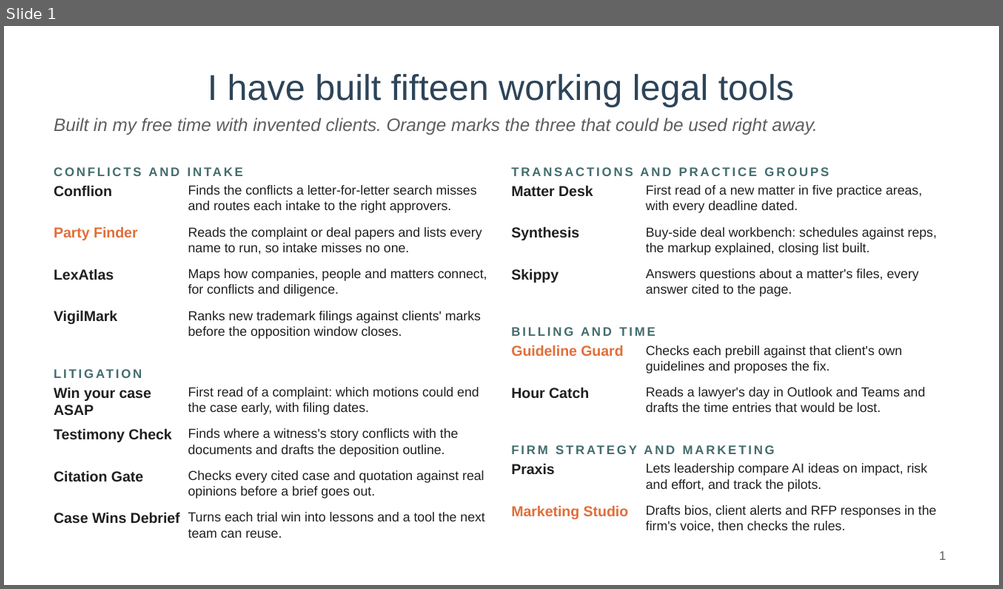
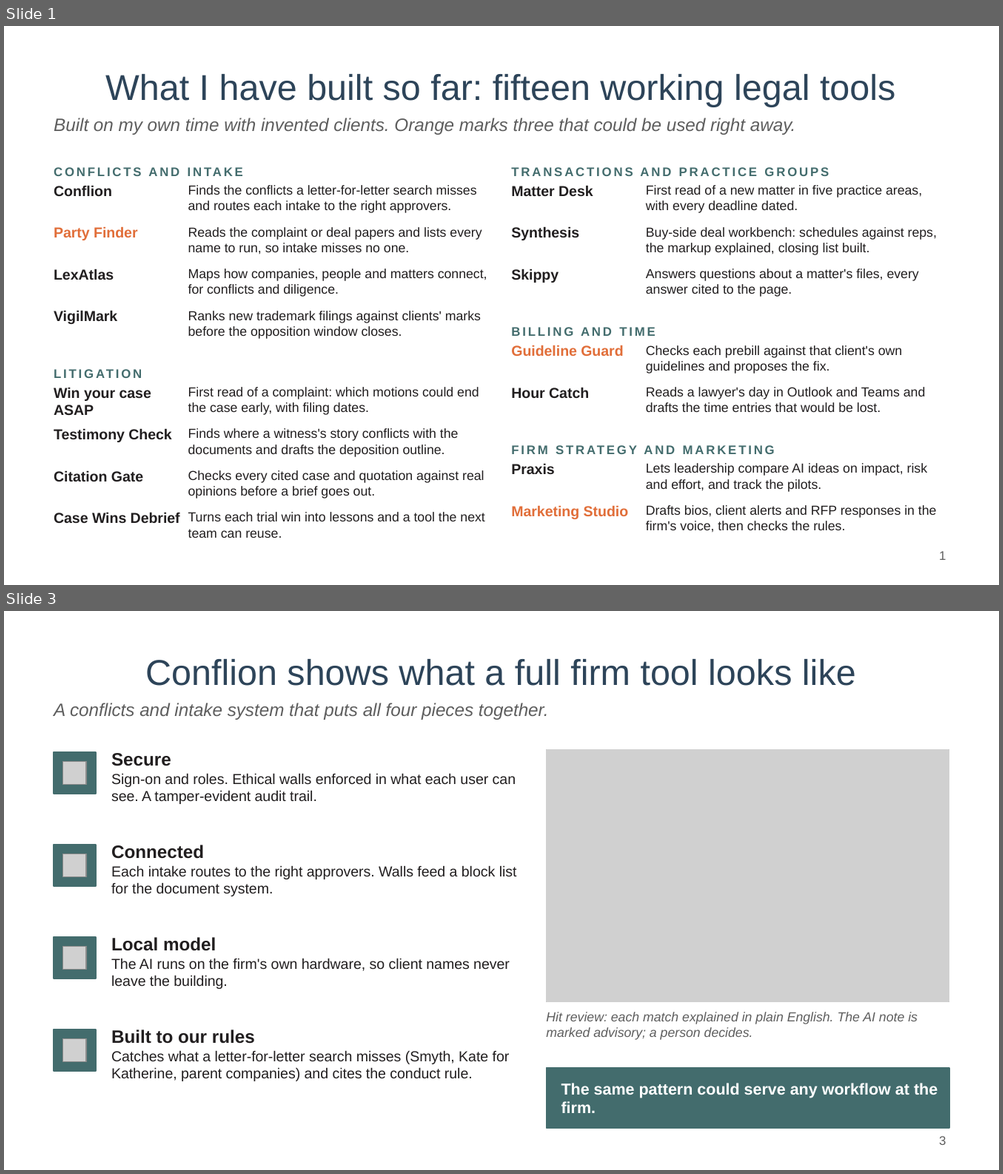
Before and after one commit to mylesparslow-collab/legal-portfolio, a slide deck: downloads/AI-ideas-Myles-Parslow.pptx. Shown one above the other, each under a label of ours: slide 1 before the commit, slides 1 and 3 after it; the slides between them are not shown. The pictures are 1003x589 and 1003x1174 pixels, drawn with LibreOffice and Linux fonts; fonts in the diff are those of the drawing; grey boxes stand for pictures. Boxes give left, top, right and bottom in pixels: in the first picture for what was removed or moved away, otherwise in the second. Text is boxed around its words. In the diff, an @@ line names an element or a change of style, - is before the commit and + after.

```diff
--- a/downloads/AI-ideas-Myles-Parslow.pptx
+++ b/downloads/AI-ideas-Myles-Parslow.pptx
@@ slide 3 added at bbox=[4, 611, 999, 1170], background #FFFFFF @@
@@ title added at bbox=[145, 659, 856, 686], 26 pt, text #2D4459 @@
+Conflion shows what a full firm tool looks like
@@ text added at bbox=[54, 703, 549, 720], 13 pt, text #5E5E5E, italic @@
+A conflicts and intake system that puts all four pieces together.
@@ rectangle added at bbox=[54, 752, 96, 794], fill #436C6D, outline #436C6D 1 pt @@
@@ picture added at bbox=[62, 761, 87, 785] @@
@@ text added at bbox=[111, 753, 515, 804], 10.5 pt, text #211E1F @@
+Secure
+Sign-on and roles. Ethical walls enforced in what each user can see. A tamper-evident audit trail.
@@ picture added at bbox=[546, 750, 949, 1002] @@
@@ rectangle added at bbox=[546, 750, 949, 1002], outline #D0D0D0 0.75 pt @@
@@ rectangle added at bbox=[54, 845, 96, 886], fill #436C6D, outline #436C6D 1 pt @@
@@ picture added at bbox=[62, 854, 87, 877] @@
@@ text added at bbox=[111, 845, 517, 897], 10.5 pt, text #211E1F @@
+Connected
+Each intake routes to the right approvers. Walls feed a block list for the document system.
@@ rectangle added at bbox=[54, 937, 96, 979], fill #436C6D, outline #436C6D 1 pt @@
@@ text added at bbox=[111, 937, 509, 989], 10.5 pt, text #211E1F @@
+Local model
+The AI runs on the firm's own hardware, so client names never leave the building.
@@ picture added at bbox=[62, 946, 87, 970] @@
@@ rectangle added at bbox=[54, 1030, 96, 1071], fill #436C6D, outline #436C6D 1 pt @@
@@ text added at bbox=[111, 1030, 509, 1082], 10.5 pt, text #211E1F @@
+Built to our rules
+Catches what a letter-for-letter search misses (Smyth, Kate for Katherine, parent companies) and cites the conduct rule.
@@ text added at bbox=[546, 1012, 917, 1040], 9.5 pt, text #5E5E5E, italic @@
+Hit review: each match explained in plain English. The AI note is marked advisory; a person decides.
@@ picture added at bbox=[62, 1039, 87, 1062] @@
@@ rectangle added at bbox=[546, 1068, 949, 1128], fill #436C6D, outline #436C6D 1 pt @@
@@ text added at bbox=[561, 1083, 937, 1113], 11.5 pt, text #FFFFFF, bold @@
+The same pattern could serve any workflow at the firm.
@@ page number added at bbox=[939, 1136, 945, 1145], 9 pt, text #5E5E5E @@
+3
@@ slide 1 changed as well @@
@@ title at bbox=[105, 74, 895, 107]: text changed @@
-I have built fifteen working legal tools
+What I have built so far: fifteen working legal tools
@@ text at bbox=[54, 118, 795, 135]: text changed @@
-Built in my free time with invented clients. Orange marks the three that could be used right away.
+Built on my own time with invented clients. Orange marks three that could be used right away.
```
Also in this commit, not shown: 3 other slides added, 4 slides removed, 1 other file.
